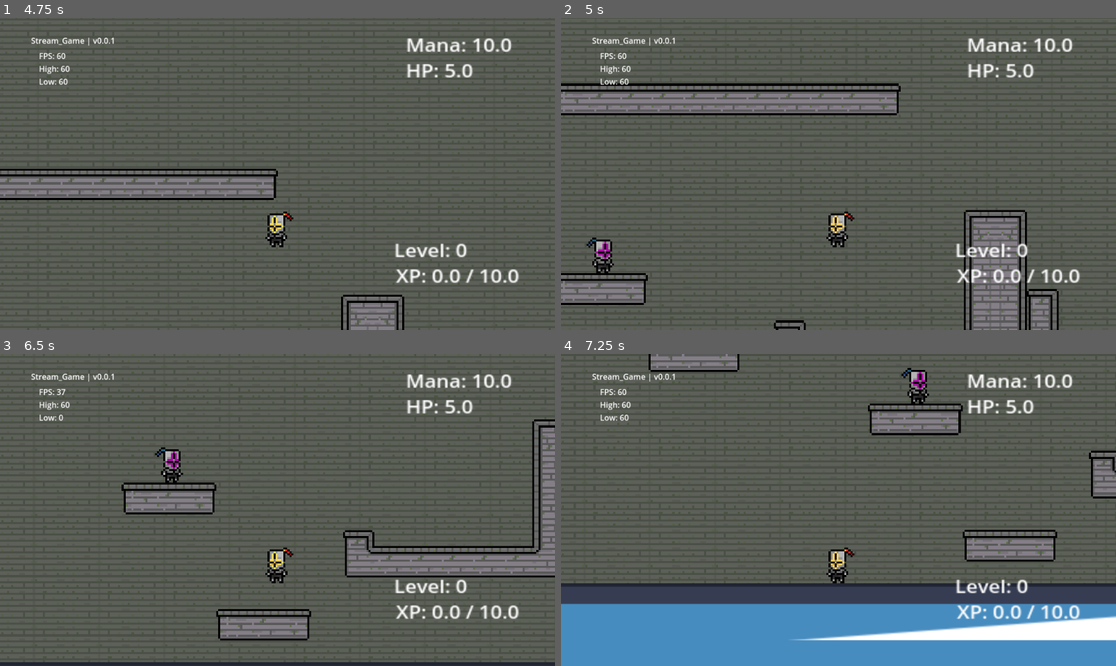
Above: before the commit, frames 1-4 (two rows, left to right).
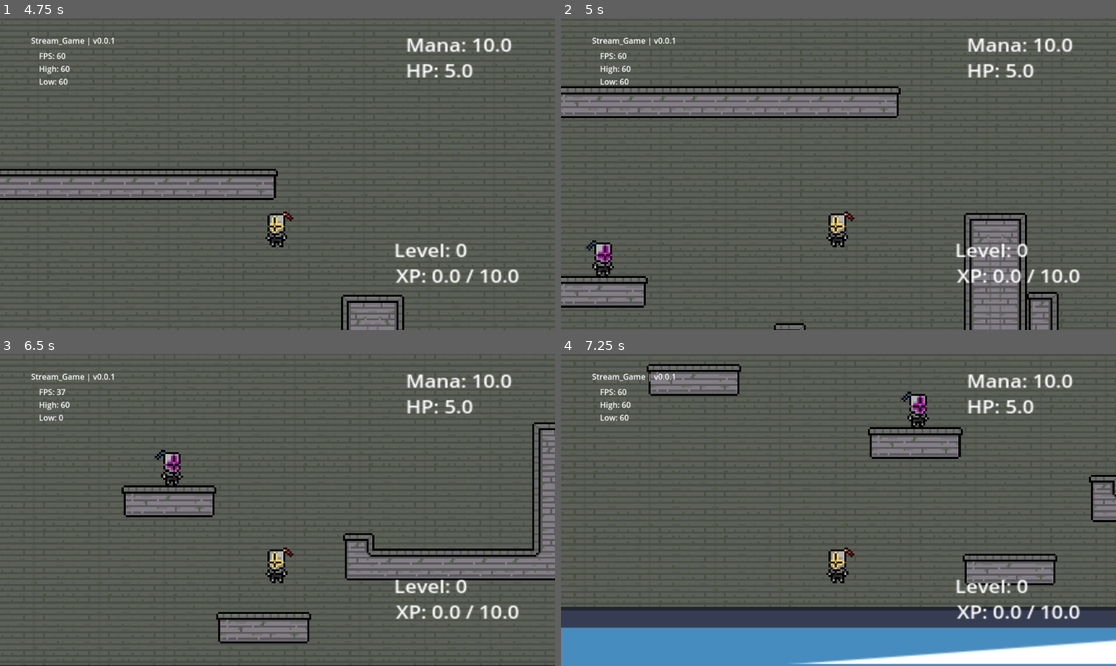
Above: after the commit, the same moments.

Repository: Schweem/CycleTwo
Game: Godot game, scene res://scenes/world_test.tscn
Same seed, same stepped clock (60 frames per second), same inputs: the game is played once before the commit and once after it. The engine's default icon, where the game draws it, is replaced by a stand-in: a white triangle on a blue panel in a dark square.
Inputs (mouse positions are in pixels of both pictures, inside the frame that each line leads up to):
- Up to frame 1 (4.75 s): tap Enter at 0.5 s; move the mouse to (399, 158) at 0.52 s; hold Right (right) 0.53-2.03 s; tap Space (jump) at 0.6, 0.77, 1.07, 1.52, 1.55, 1.82, 2.3, 3.02, 3.05, 3.32, 3.6, 3.77, 4.07, 4.52, 4.55 s; move the mouse to (166, 189) at 1.27 s; click (166, 189) at 1.35 s; move the mouse to (333, 105) at 2.02 s; hold Left (left) 2.03-2.78 s; tap X (draw) at 2.1 s; move the mouse to (249, 236) at 2.77 s; hold Right (right) 2.78-4.28 s; tap R at 2.85 s; move the mouse to (444, 220) at 3.52 s; move the mouse to (111, 127) at 4.27 s; hold Left (left) from 4.28 s (still down); click (111, 127) at 4.35 s
- Up to frame 2 (5 s): keep holding Left (left); tap Space (jump) at 4.82 s
- Up to frame 3 (6.5 s): move the mouse to (305, 510) at 5.02 s; release Left (left) at 5.03 s; hold Right (right) 5.03-5.78 s; tap X (draw) at 5.1 s; tap Space (jump) at 5.3, 6.02, 6.05, 6.32 s; move the mouse to (194, 432) at 5.77 s; hold Left (left) from 5.78 s (still down); tap R at 5.85 s
- Up to frame 4 (7.25 s): keep holding Left (left); move the mouse to (960, 494) at 6.52 s; tap Space (jump) at 6.6, 6.77, 7.07 s

Frame 1 is identical in both runs. In frame 2, 9.1% of the frame differs, in the area x 0-97%, y 1-100%; in frame 3, 8.1%; in frame 4, 24%, in the area x 0-100%, y 0-100%.

Commit message:
jump buffer

Diff:
--- a/prefabs/player_character.tscn
+++ b/prefabs/player_character.tscn
@@ -111,4 +111,7 @@
 
 [node name="statController" parent="." groups=["statCon"] instance=ExtResource("4_ghbl2")]
 
+[node name="floorCheck" type="RayCast2D" parent="."]
+target_position = Vector2(0, 24)
+
 [connection signal="flipped" from="." to="Sprite2D/SwordTest" method="_character_flipped"]
--- a/scripts/player_controller.gd
+++ b/scripts/player_controller.gd
@@ -5,6 +5,7 @@
 # constants
 const BASE_SPEED : float = 7500.0
 const JUMP_SPEED : float = -20000.0
+const MAX_FALL_SPEED : float = 225
 
 # regular vars
 var speed_mult : float = 1.0
@@ -12,7 +13,10 @@
 # variable jump height stuff
 var jump_res : float = 3.0
 var coyote_time : float = 1.0
-var jump_buffer : float = 1.0
+
+var jump_flag : bool = false
+var stored_jump : bool = false
+@onready var jumpCast : RayCast2D = $floorCheck
 
 var walljump : bool = false
 var jumpCancelled : bool = false
@@ -30,12 +34,13 @@
 func _physics_process(delta: float) -> void:
 	# basic floor checks
 	if !is_on_floor():
+
+		if velocity.y > MAX_FALL_SPEED:
+			velocity.y = MAX_FALL_SPEED
+
 		if coyote_time > 0:
 			coyote_time -= 0.1
 		velocity.y += gravity * delta
-
-		if jump_buffer > 0:
-			jump_buffer -= 0.1
 	else:
 		# reset all the jump stuff
 		# state machines would be sick right
@@ -47,6 +52,11 @@
 
 		if coyote_time < 1.0:
 			coyote_time += 0.1
+
+		if stored_jump:
+			print("stored jump")
+			velocity.y = JUMP_SPEED * delta
+			stored_jump = false
 
 	# Input controller handler
 	handle_inputs(delta)
@@ -94,6 +104,9 @@
 			coyote_time = 0
 			velocity.y = JUMP_SPEED * _delta
 
+		if jumpCast.is_colliding() and (is_on_floor() == false):
+			stored_jump = true
+
 		if is_on_wall_only() and (walljump == false):
 			#velocity.y = JUMP_SPEED * 0.8
 			velocity = Vector2(-600, JUMP_SPEED * 0.8) * _delta
